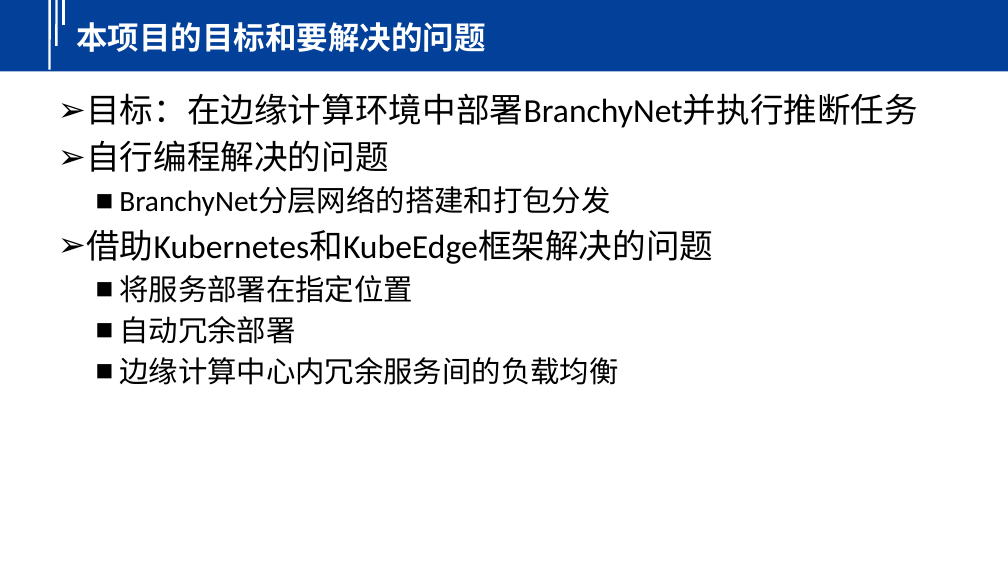
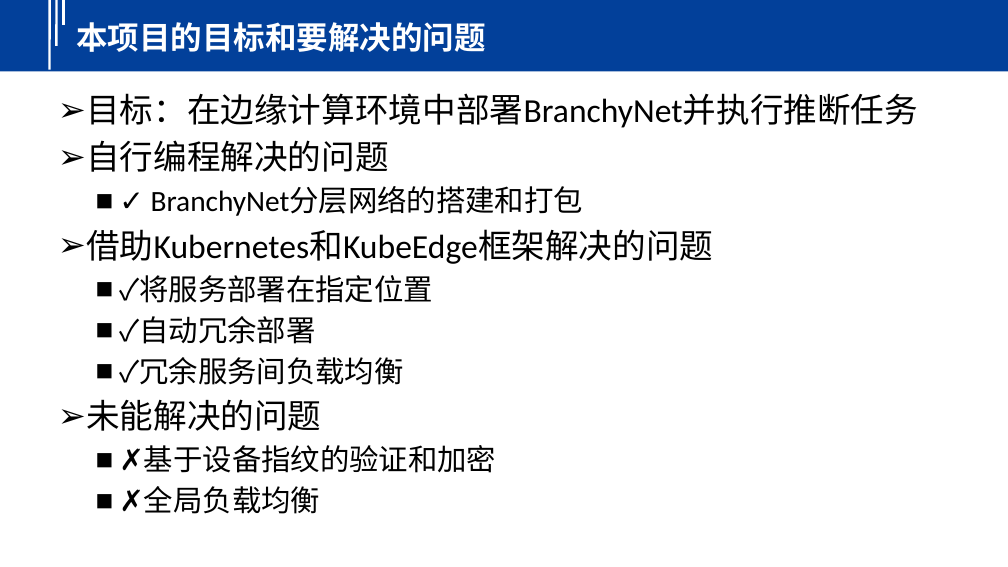
Before and after one commit to yindaheng98/DNet, a slide deck: slide 7 of 介绍.pptx. Drawn at 1008x567 pixels with LibreOffice and Linux fonts; fonts in the diff are those of the drawing; background and template pictures are left out. Boxes give left, top, right and bottom in pixels: in the first picture for what was removed or moved away, otherwise in the second. Text is boxed around its words. In the diff, an @@ line names an element or a change of style, - is before the commit and + after.

```diff
--- a/介绍.pptx
+++ b/介绍.pptx
@@ text at [119, 187, 610, 216]: text changed @@
-  ■ BranchyNet分层网络的搭建和打包分发
+  ■ ✓ BranchyNet分层网络的搭建和打包
@@ text at [86, 275, 496, 514]: text changed @@
-  ■ 将服务部署在指定位置
-  ■ 自动冗余部署
-  ■ 边缘计算中心内冗余服务间的负载均衡
+  ■ ✓将服务部署在指定位置
+  ■ ✓自动冗余部署
+  ■ ✓冗余服务间负载均衡
+➢ 未能解决的问题
+  ■ ✗基于设备指纹的验证和加密
+  ■ ✗全局负载均衡
```
Also in this commit, not shown: 10 other slides changed, 7 slides added.
